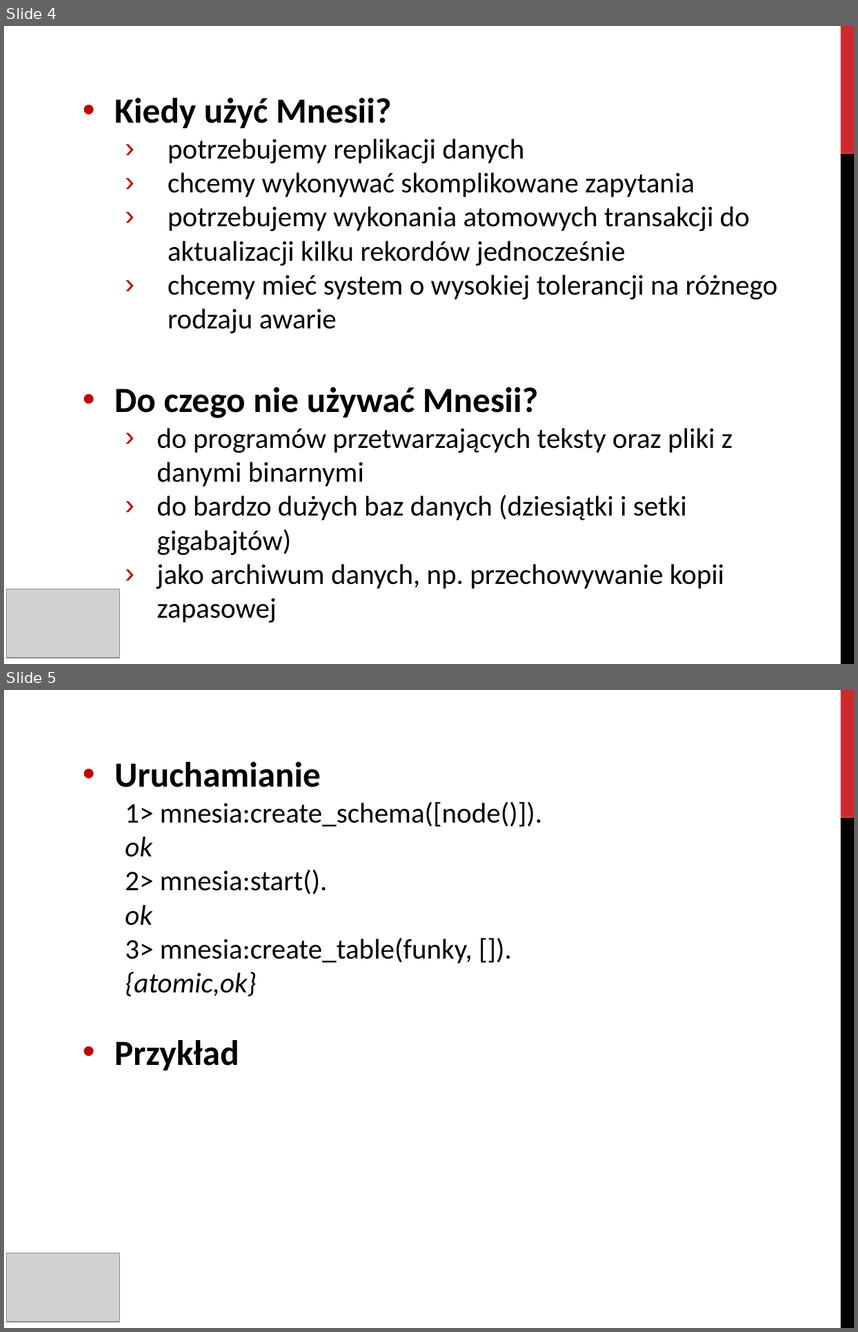
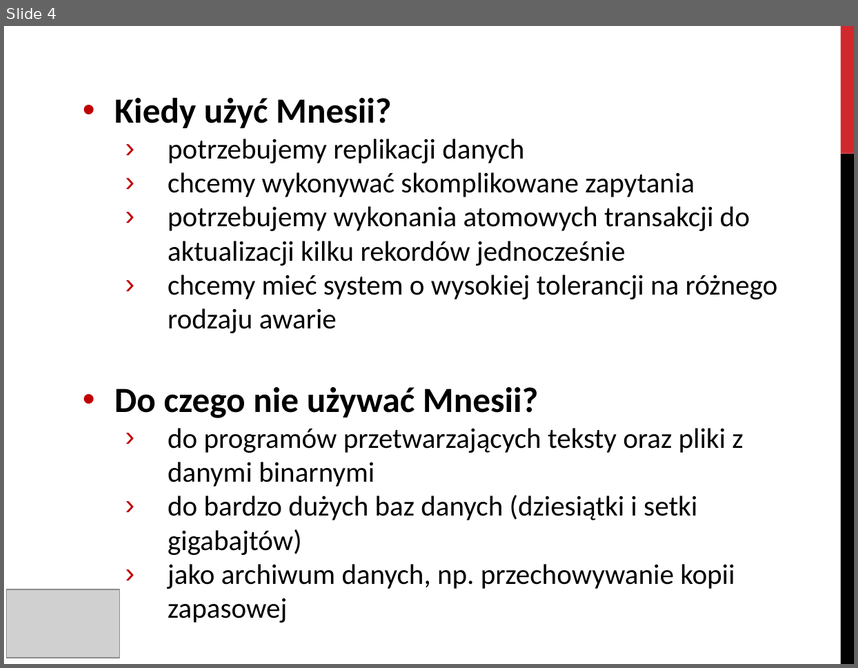
Before and after one commit to mawilk/Mnesia-ErlangProject, a slide deck: prezentacja.pptx. Shown one above the other, each under a label of ours: slides 4 and 5 before the commit, slide 4 after it. The pictures are 858x1332 and 858x668 pixels, drawn with LibreOffice and Linux fonts; fonts in the diff are those of the drawing; grey boxes stand for pictures. Boxes give left, top, right and bottom in pixels: in the first picture for what was removed or moved away, otherwise in the second. Text is boxed around its words. In the diff, an @@ line names an element or a change of style, - is before the commit and + after.

```diff
--- a/prezentacja.pptx
+++ b/prezentacja.pptx
@@ slide 5 removed at (x1=4, y1=690, x2=854, y2=1328), background #FFFFFF; not listed: 2 template elements that a slide beside it also shows @@
@@ text removed at (x1=114, y1=762, x2=542, y2=1070) @@
-• Uruchamianie
-  1> mnesia:create_schema([node()]).
-  ok
-  2> mnesia:start().
-  ok
-  3> mnesia:create_table(funky, []).
-  {atomic,ok}
-• Przykład
@@ picture removed at (x1=7, y1=1253, x2=120, y2=1321) @@
@@ slide 4 changed as well @@
@@ text at (x1=168, y1=428, x2=743, y2=622): indent changed @@
```
Also in this commit, not shown: 2 other slides changed, 1 slide added.
